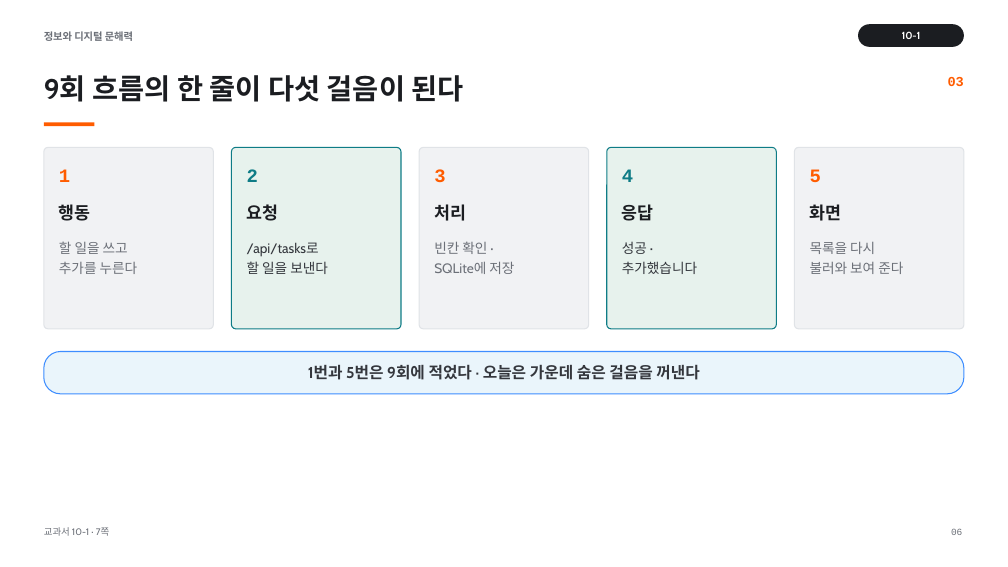
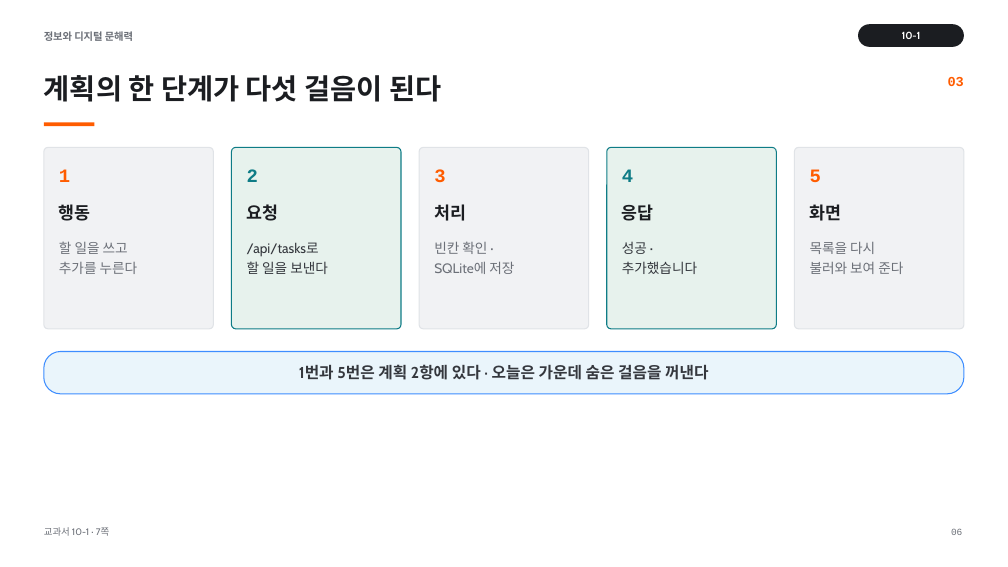
Before and after one commit to vcl-korea/2026-2nd-semester__jdh, a slide deck: slide 6 of 10/ppt/10-1_API와_요청·응답_그리고_저장.pptx. Drawn at 1008x567 pixels with LibreOffice and Linux fonts; fonts in the diff are those of the drawing. Boxes give left, top, right and bottom in pixels: in the first picture for what was removed or moved away, otherwise in the second. Text is boxed around its words. In the diff, an @@ line names an element or a change of style, - is before the commit and + after.

```diff
--- a/10/ppt/10-1_API와_요청·응답_그리고_저장.pptx
+++ b/10/ppt/10-1_API와_요청·응답_그리고_저장.pptx
@@ text at box(44, 75, 441, 102): text changed @@
-9회 흐름의 한 줄이 다섯 걸음이 된다
+계획의 한 단계가 다섯 걸음이 된다
@@ text at box(299, 364, 708, 380): text changed @@
-1번과 5번은 9회에 적었다 · 오늘은 가운데 숨은 걸음을 꺼낸다
+1번과 5번은 계획 2항에 있다 · 오늘은 가운데 숨은 걸음을 꺼낸다
```
Also in this commit, not shown: 11 other slides changed, 3 slides added, 49 other files.
